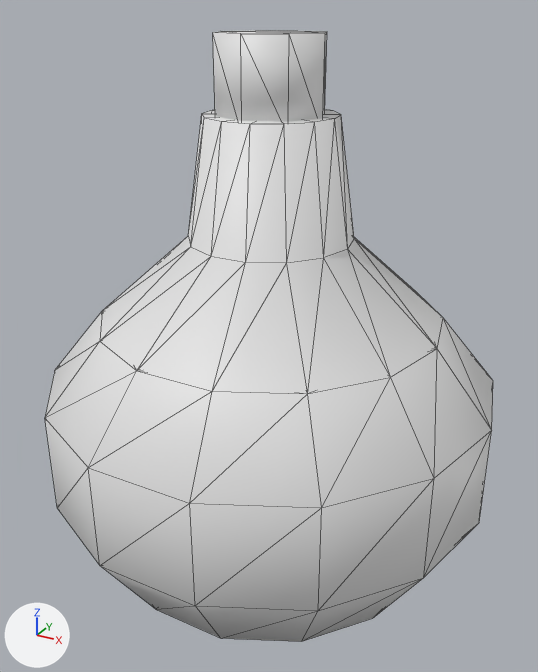
The glTF model assets/models/items/swiftness_draught.glb: old version first, new version second.
Camera for both pictures: a camera (50 mm lens) standing at (0.175, -0.321, 0.286) and looking at (0.001, -0.004, 0.128). Every picture has the same lights, and +X, +Y and +Z are marked at lower left. The older version comes first. Mesh edges are drawn as thin lines. Vertices at exactly the same position are counted once.

Names of what the first picture shows: 'swiftness_draught_v0'.
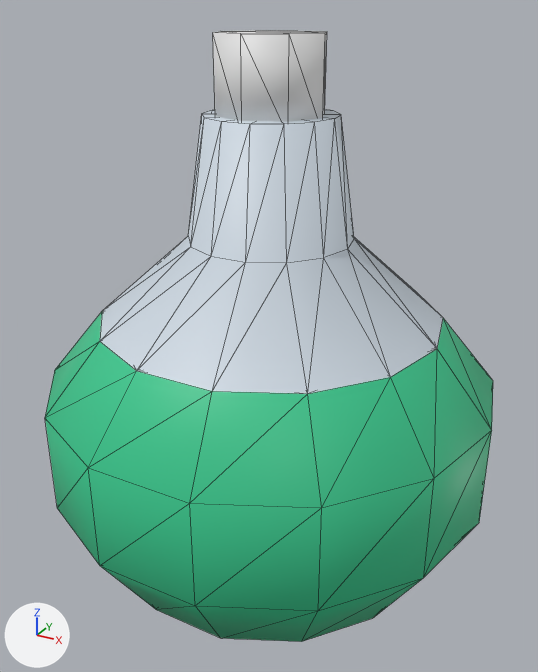
The change, as a diff of the scene's bpy script:
```diff
--- a/assets/models/items/swiftness_draught.glb.py
+++ b/assets/models/items/swiftness_draught.glb.py
@@ me_swiftness_draught_v0 @@
 me_swiftness_draught_v0.from_pydata(...)  # 103 vertices, 222 faces; spans x -0.12..0.12, y -0.117..0.117, z 0.0..0.276
 # used by ob_swiftness_draught_v0; location = (0.0, 0.0, 0.0)
+# me_swiftness_draught_v0 part 1: 112 faces centred in x -0.116..0.116, y -0.117..0.117, z 0.0..0.142 are repainted in the vertex colours; the middle colour goes from white #ffffff to green #40e0a0
+# me_swiftness_draught_v0 part 2: 82 faces centred in x -0.084..0.076, y -0.082..0.082, z 0.138..0.24 are repainted in the vertex colours; the middle colour goes from white #ffffff to pale blue #e8f4ff
 me_swiftness_draught_v0.materials.append(mat_prop_gel)
```

Location of each change, [x1, y1, x2, y2] in pixels of the pictures (538 x 672 px):
part 1 of me_swiftness_draught_v0, recoloured (white to green)
    both: [45, 312, 493, 642]
part 2 of me_swiftness_draught_v0, recoloured (white to pale blue)
    both: [100, 110, 443, 394]
